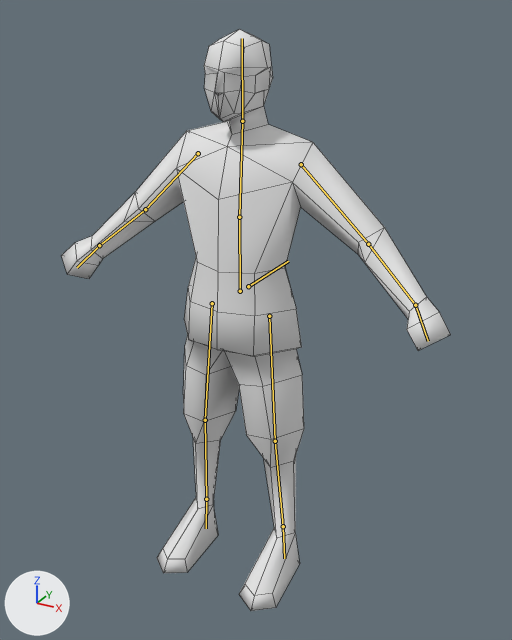
An edit to the Blender file animations/anim_move.blend, drawn before and after from the same camera.
Before and after are seen from a 50 mm camera at (1.027, -1.767, 1.796) aimed at (0.044, 0.02, 0.902). Every picture has the same lights, and +X, +Y and +Z are marked at lower left. The bones that bend it are drawn over the model as lines. Mesh edges are drawn as thin lines.

In view in the first picture: 'soldier_sr'.
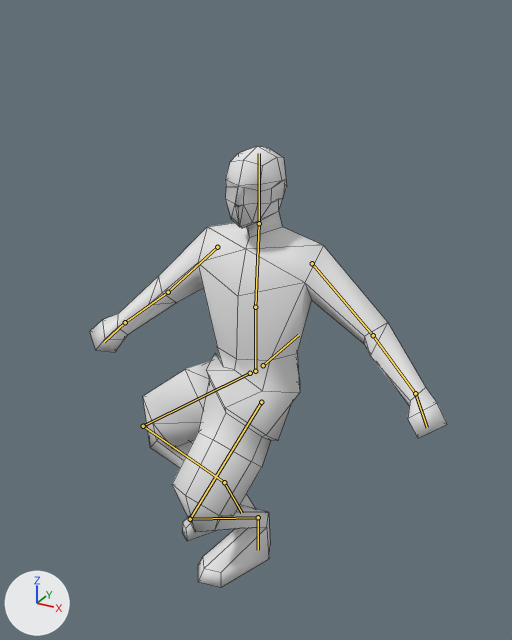
The newer file adds an action. The first version stands in its rest pose; the second is drawn at frame 0 of the action 'crouch_aim_back-loop'.

Where the change shows, as pixel boxes (x1, y1, x2, y2) in the pictures (512 x 640 px):
'soldier_sr', posed (8% narrower, 24% shorter): before (61, 29, 451, 611); after (90, 146, 447, 587)
bone 'Root', root to tip: before (248, 286) to (288, 261); after (263, 365) to (298, 335)
bone 'HipL', root to tip: before (269, 316) to (275, 441); after (261, 402) to (190, 519)
bone 'KneeL', root to tip: before (275, 441) to (283, 526); after (190, 519) to (258, 517)
bone 'FootL', root to tip: before (283, 526) to (284, 558); after (258, 517) to (258, 550)
bone 'HipR', root to tip: before (212, 303) to (205, 420); after (250, 373) to (143, 426)
bone 'KneeR', root to tip: before (205, 420) to (206, 499); after (143, 426) to (224, 482)
bone 'FootR', root to tip: before (206, 499) to (206, 528); after (224, 482) to (242, 513)

Patch to the scene script:
```diff
--- a/animations/anim_move.blend.py
+++ b/animations/anim_move.blend.py
@@ bone_root @@
 bone_root = bpy.data.objects['Armature'].pose.bones['Root']
-bone_root.location = (0.0, 0.0, 0.0)
+bone_root.location = (0.0, 0.099, -0.323)
@@ bone_hipl @@
 bone_hipl = bpy.data.objects['Armature'].pose.bones['HipL']  # child of 'Root'
-bone_hipl.location = (0.0, 0.0, 0.0)
-bone_hipl.rotation_quaternion = (1.0, 0.0, 0.0, 0.0)  # degrees (0, 0, 0)
+bone_hipl.location = (0.079, 0.0, -0.037)
+bone_hipl.rotation_quaternion = (0.891, -0.052, 0.23, -0.388)  # degrees (-17, 22, -50)
@@ bone_kneel @@
 bone_kneel = bpy.data.objects['Armature'].pose.bones['KneeL']  # child of 'HipL'
-bone_kneel.rotation_quaternion = (1.0, 0.0, 0.0, 0.0)  # degrees (0, 0, 0)
+bone_kneel.rotation_quaternion = (0.638, -0.226, 0.022, 0.736)  # degrees (-16, 21, 95)
@@ bone_footl @@
 bone_footl = bpy.data.objects['Armature'].pose.bones['FootL']  # child of 'KneeL'
-bone_footl.rotation_quaternion = (1.0, 0.0, 0.0, 0.0)  # degrees (0, 0, 0)
+bone_footl.rotation_quaternion = (0.865, 0.161, -0.081, -0.469)  # degrees (21, 1, -57)
@@ bone_hipr @@
 bone_hipr = bpy.data.objects['Armature'].pose.bones['HipR']  # child of 'Root'
-bone_hipr.location = (0.0, 0.0, 0.0)
-bone_hipr.rotation_quaternion = (1.0, 0.0, 0.0, 0.0)  # degrees (0, 0, 0)
+bone_hipr.location = (-0.079, -0.005, 0.036)
+bone_hipr.rotation_quaternion = (0.641, -0.104, 0.591, -0.479)  # degrees (-68, 41, -102)
@@ bone_kneer @@
 bone_kneer = bpy.data.objects['Armature'].pose.bones['KneeR']  # child of 'HipR'
-bone_kneer.rotation_quaternion = (1.0, 0.0, 0.0, 0.0)  # degrees (0, 0, 0)
+bone_kneer.rotation_quaternion = (0.559, -0.088, -0.03, 0.824)  # degrees (-9, 6, 111)
@@ bone_footr @@
 bone_footr = bpy.data.objects['Armature'].pose.bones['FootR']  # child of 'KneeR'
-bone_footr.rotation_quaternion = (1.0, 0.0, 0.0, 0.0)  # degrees (0, 0, 0)
+bone_footr.rotation_quaternion = (0.968, -0.07, 0.103, -0.22)  # degrees (-11, 10, -26)
```
